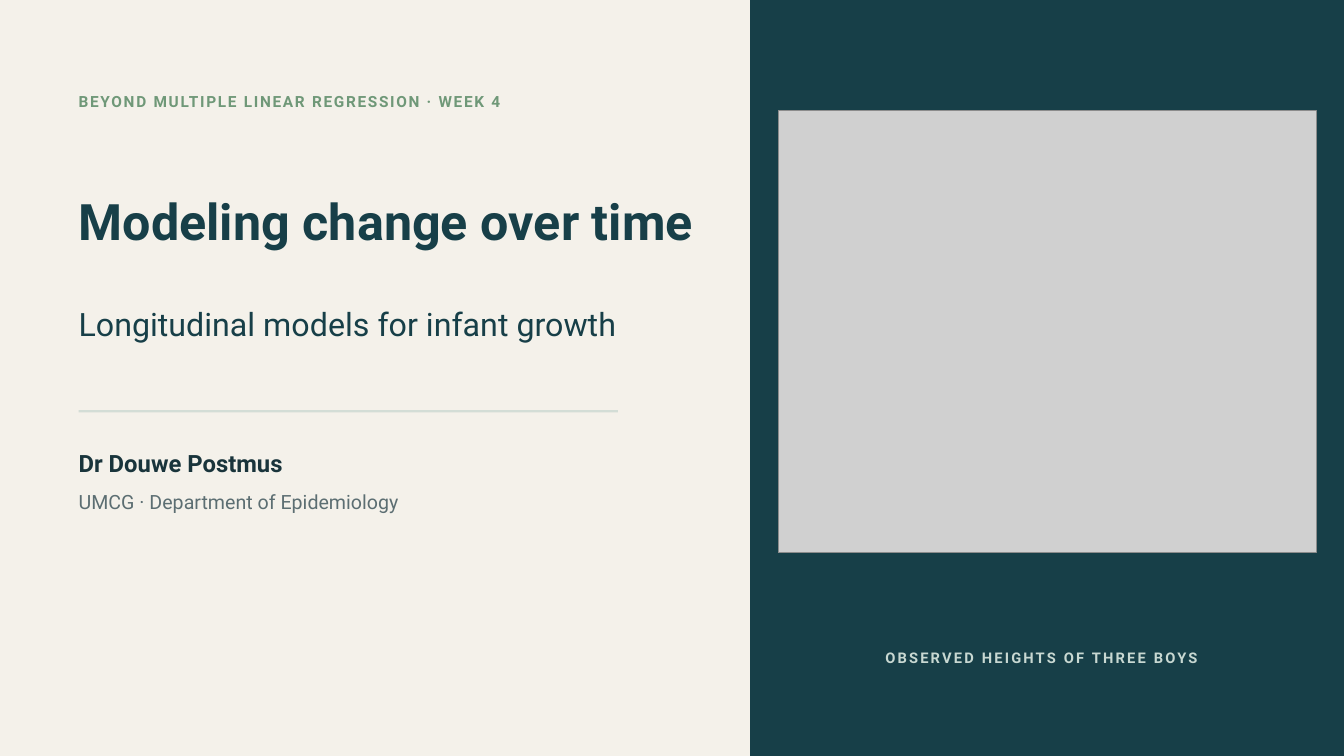
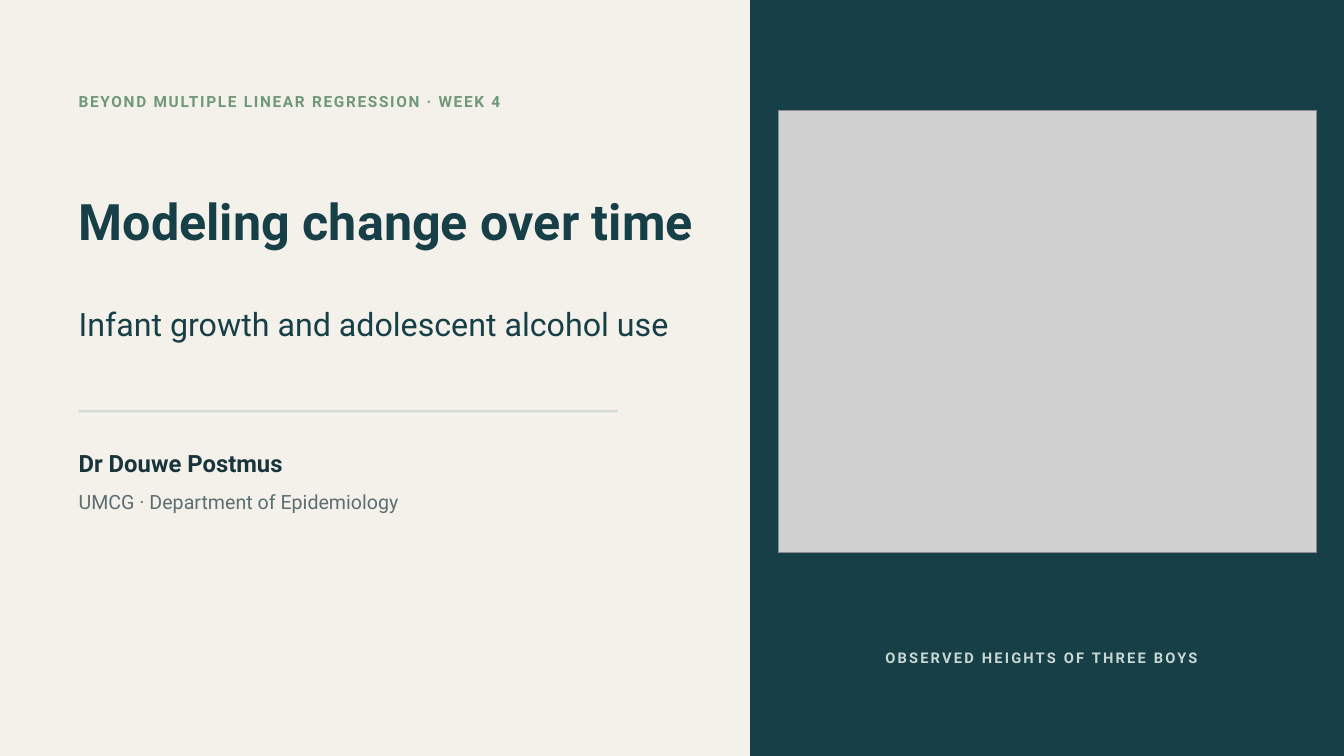
Before and after one commit to Postmus/BeyondMLR, a slide deck: slide 1 of lectures_2627/week4/Beyond_MLR_Week_4.pptx. Drawn at 1344x756 pixels with LibreOffice and Linux fonts; fonts in the diff are those of the drawing; grey boxes stand for pictures. Boxes give left, top, right and bottom in pixels: in the first picture for what was removed or moved away, otherwise in the second. Text is boxed around its words. In the diff, an @@ line names an element or a change of style, - is before the commit and + after.

Commit message:
Complete Week 4 longitudinal modeling lecture and add chick growth labs

```diff
--- a/lectures_2627/week4/Beyond_MLR_Week_4.pptx
+++ b/lectures_2627/week4/Beyond_MLR_Week_4.pptx
@@ text at [79,311,668,343]: text changed @@
-Longitudinal models for infant growth
+Infant growth and adolescent alcohol use
```
Also in this commit, not shown: 2 other slides changed, 16 slides added, 3 slides removed, 17 other files.
